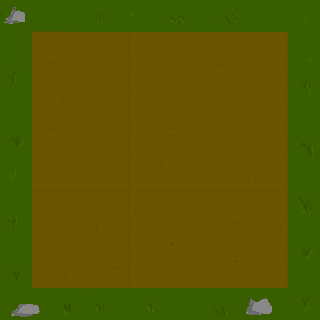
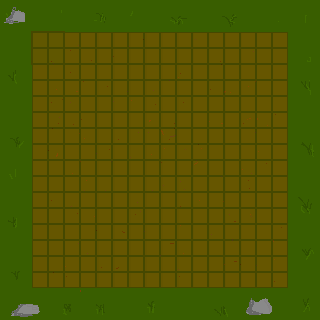
Before/after of a w=320, h=320 layered artwork. What changed in the layer stack:
"plot": opacity 69% → 54%, painted on it over [31,31,288,288]
